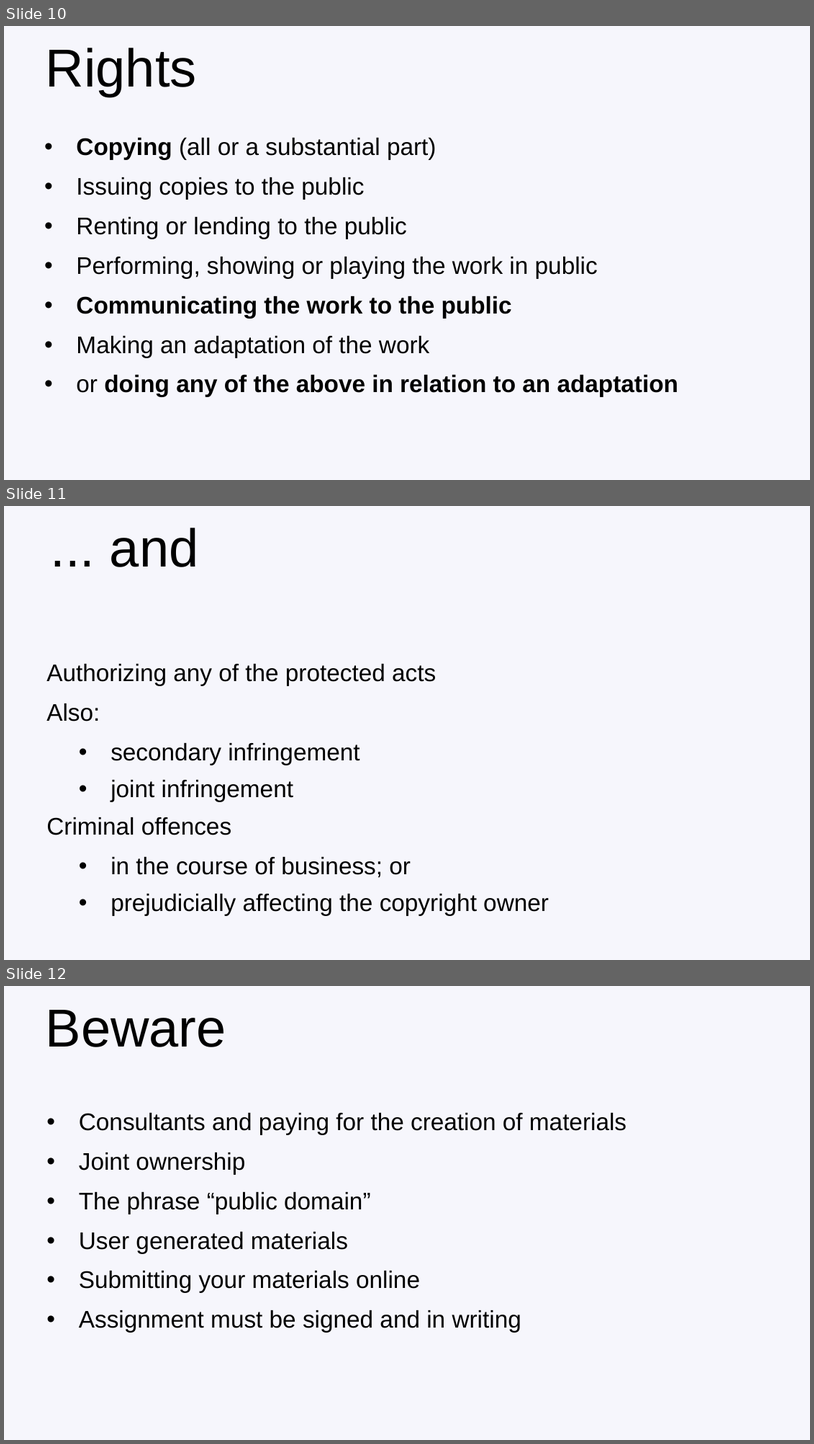
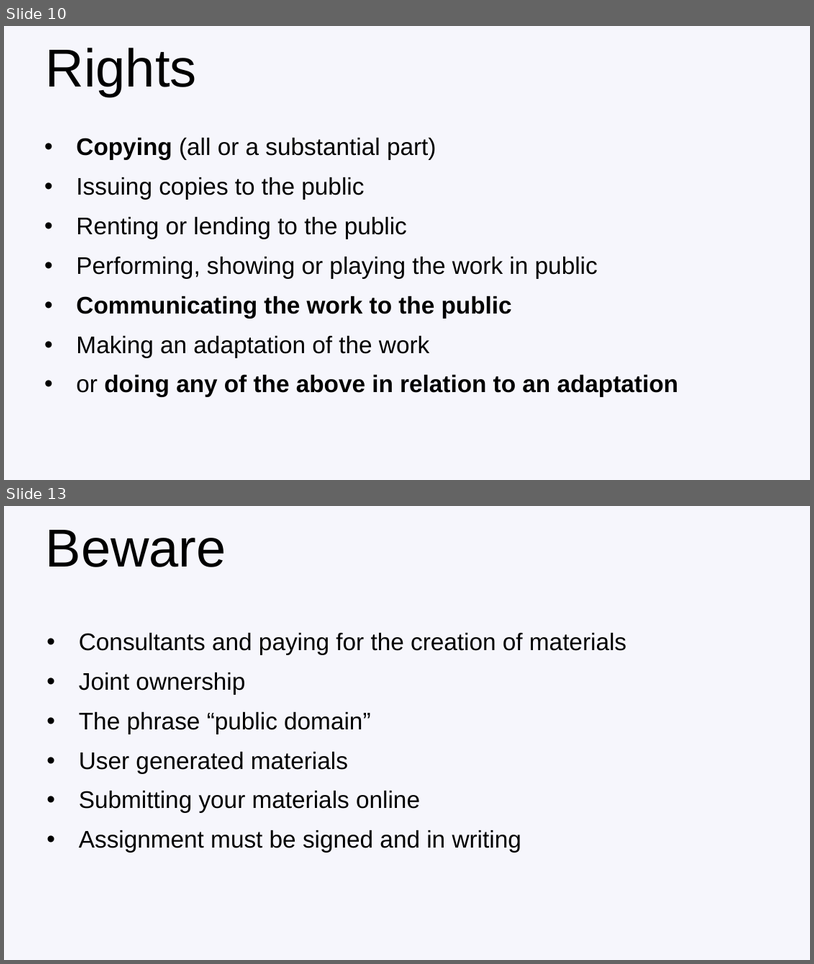
Before and after one commit to francisdavey/open-data, a slide deck: slides.ppt. Shown one above the other, each under a label of ours: slides 10, 11 and 12 before the commit, slides 10 and 13 after it; the slides between them are not shown. The pictures are 814x1444 and 814x964 pixels, drawn with LibreOffice and Linux fonts; fonts in the diff are those of the drawing; background and template pictures are left out. Boxes give left, top, right and bottom in pixels: in the first picture for what was removed or moved away, otherwise in the second. Text is boxed around its words. In the diff, an @@ line names an element or a change of style, - is before the commit and + after.

```diff
--- a/slides.ppt
+++ b/slides.ppt
@@ slide 11 removed at (4, 506, 810, 960), background #D6D6F5 at 21% opacity @@
@@ title removed at (110, 528, 199, 567) @@
-... and
@@ text removed at (46, 664, 549, 915) @@
-Authorizing any of the protected acts
-Also:
-  • secondary infringement
-  • joint infringement
-Criminal offences
-  • in the course of business; or
-  • prejudicially affecting the copyright owner
@@ what was slide 12 is now slide 13 @@
```
Also in this commit, not shown: 12 slides changed, 2 slides added.
